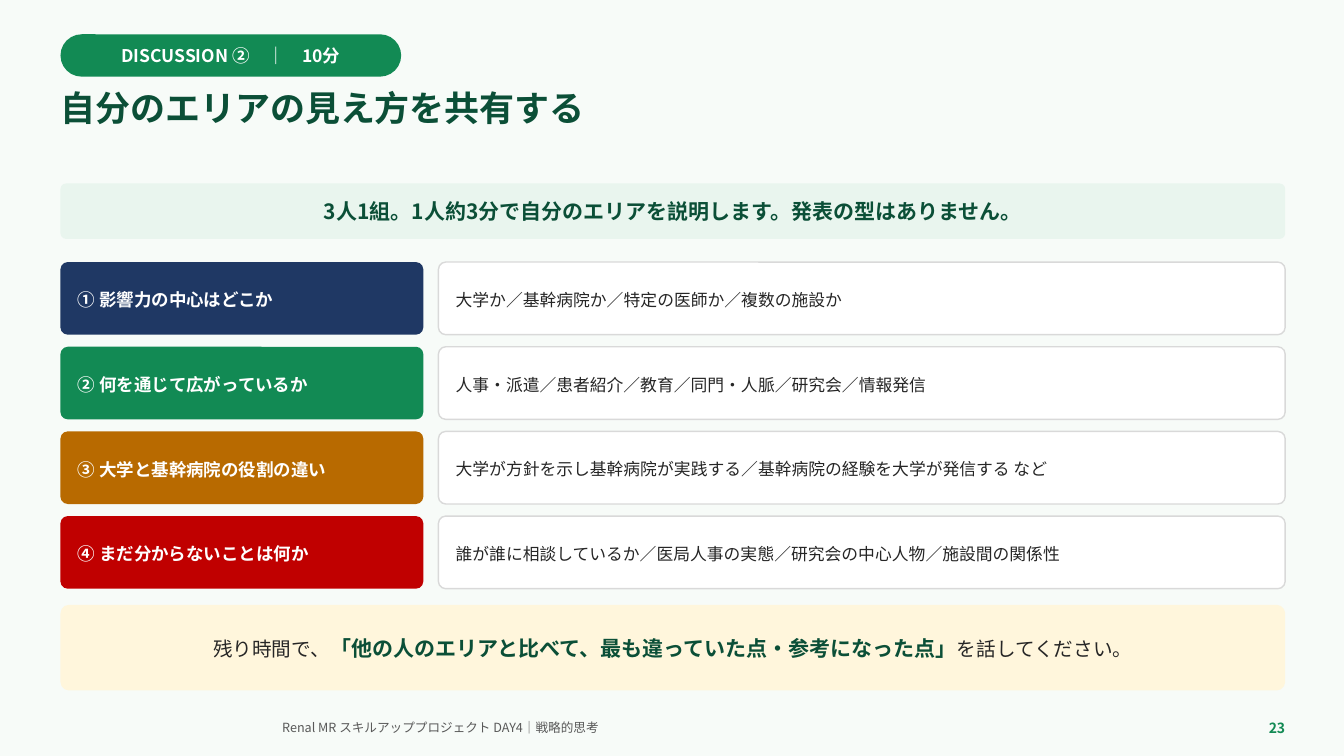
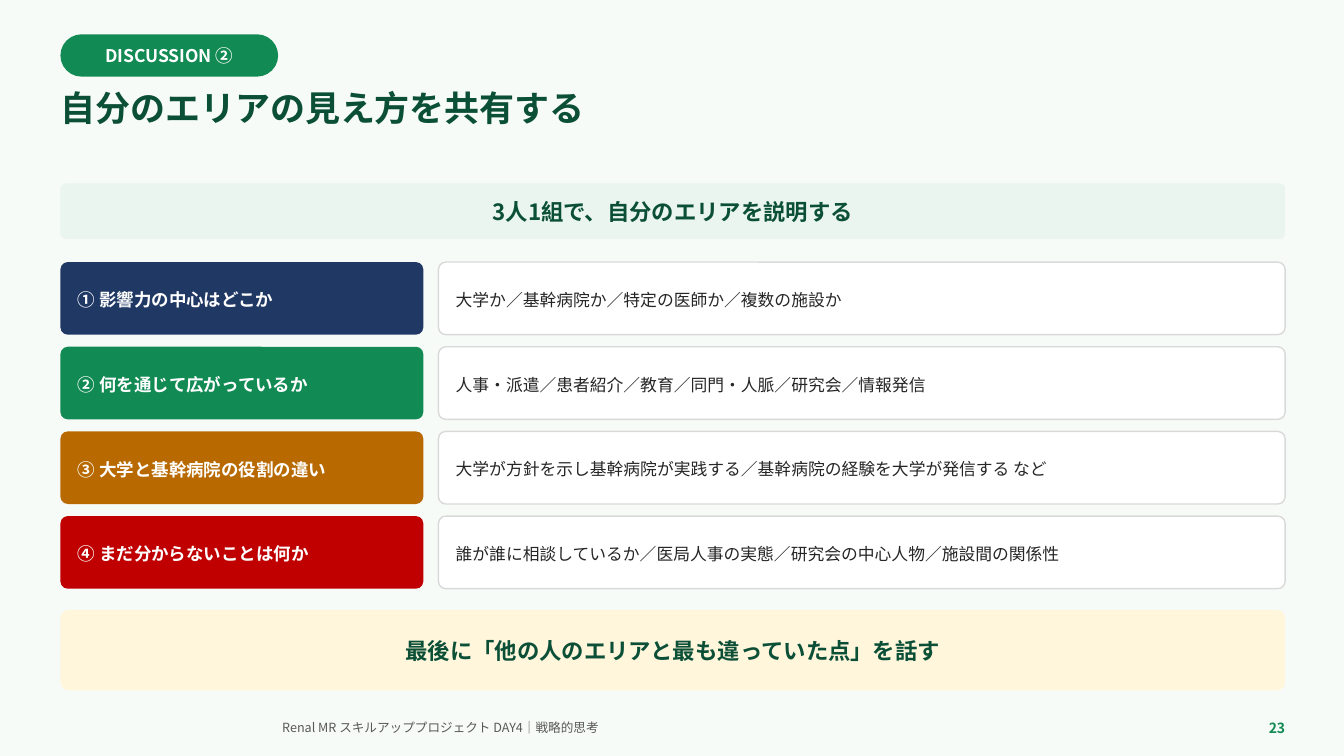
Before and after one commit to TAKUYA-1187/Claude, a slide deck: slide 23 of novartis_training/DAY4_ちょっと分かるだけで世界が変わる.pptx. Drawn at 1344x756 pixels with LibreOffice and Linux fonts; fonts in the diff are those of the drawing; background and template pictures are left out. Boxes give left, top, right and bottom in pixels: in the first picture for what was removed or moved away, otherwise in the second. Text is boxed around its words. In the diff, an @@ line names an element or a change of style, - is before the commit and + after.

```diff
--- a/novartis_training/DAY4_ちょっと分かるだけで世界が変わる.pptx
+++ b/novartis_training/DAY4_ちょっと分かるだけで世界が変わる.pptx
@@ rounded rectangle "DISCUSSION ②": place and size @@
-rounded rectangle "DISCUSSION ②" at bbox=[60, 34, 401, 77]
+rounded rectangle "DISCUSSION ②" at bbox=[60, 34, 278, 77]
@@ text in rounded rectangle at bbox=[105, 47, 234, 64]: text changed @@
-DISCUSSION ② ｜ 10分
+DISCUSSION ②
@@ text in rounded rectangle at bbox=[493, 201, 853, 222]: text changed; size 15 to 16 pt @@
-3人1組。1人約3分で自分のエリアを説明します。発表の型はありません。
+3人1組で、自分のエリアを説明する
@@ rounded rectangle "最後に「他の人のエリアと最も違っていた点」を話す": place and size @@
-rounded rectangle "最後に「他の人のエリアと最も違っていた点」を話す" at bbox=[60, 605, 1286, 691]
+rounded rectangle "最後に「他の人のエリアと最も違っていた点」を話す" at bbox=[60, 610, 1286, 691]
@@ text in rounded rectangle at bbox=[405, 640, 940, 661]: text changed; size 15 to 16 pt @@
-残り時間で、「他の人のエリアと比べて、最も違っていた点・参考になった点」を話してください。
+最後に「他の人のエリアと最も違っていた点」を話す
```
Also in this commit, not shown: 18 other slides changed, 2 other files.
